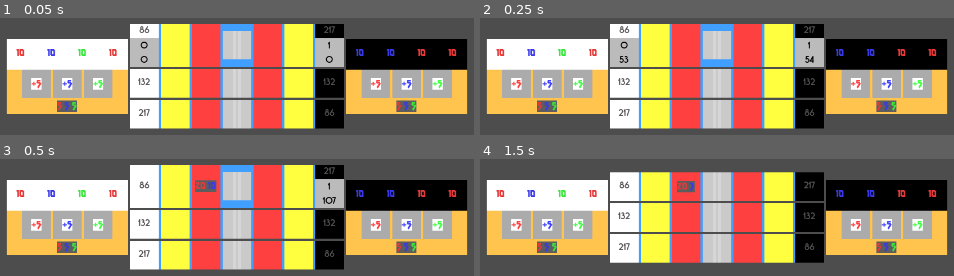
Above: before the commit, frames 1-4 (two rows, left to right).
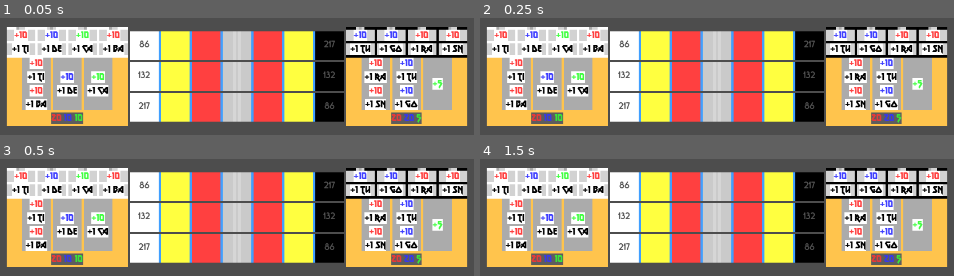
Above: after the commit, the same moments.

Repository: Pe3Hu/kura
Game: Godot game, scene res://scene/0/game.tscn
The game is run twice, just before and just after one commit, with the same random seed, the same clock (stepped at 60 frames per second) and the same inputs.
Inputs:
- Up to frame 1 (0.05 s): no input
- Up to frame 2 (0.25 s): no input
- Up to frame 3 (0.5 s): no input
- Up to frame 4 (1.5 s): tap Enter at 0.5 s; tap Space at 0.77 s

The runs differ from the first frame. In frame 1, 41% of the frame differs, in the area x 1-99%, y 5-95%; in frame 2, 41%; in frame 3, 40%; in frame 4, 28%.

Commit message:
update version 0.004
1. Scramble, Graveyard scenes added
2. kura_trait, kura_totem, kura_kind, kura_element jsons added

Diff:
--- /dev/null
+++ b/asset/json/kura_element.json
@@ -0,0 +1,42 @@
+[
+ {
+  "title": "child of depth",
+  "buff": "regeneration",
+  "attack": "tidal waves"
+ },
+ {
+  "title": "child of sky",
+  "buff": "dodge",
+  "attack": "wind gust"
+ },
+ {
+  "title": "child of mountain",
+  "buff": "armor",
+  "attack": "rock fall"
+ },
+ {
+  "title": "child of sun",
+  "buff": "bloodlust",
+  "attack": "burn"
+ },
+ {
+  "title": "child of blizzard",
+  "buff": "spikes",
+  "attack": "freezing"
+ },
+ {
+  "title": "child of storm",
+  "buff": "fury",
+  "attack": "chain lightning"
+ },
+ {
+  "title": "child of volcanoe",
+  "buff": "flake",
+  "attack": "lava spill"
+ },
+ {
+  "title": "child of forest",
+  "buff": "ambush",
+  "attack": "poison"
+ }
+]
--- /dev/null
+++ b/asset/json/kura_kind.json
@@ -0,0 +1,44 @@
+[
+ {
+  "title": "troll",
+  "aspect": "severity",
+  "trait": "regeneration",
+  "sin": "gluttony"
+ },
+ {
+  "title": "beastman",
+  "aspect": "mutation",
+  "trait": "mutation",
+  "sin": "lust"
+ },
+ {
+  "title": "goblin",
+  "aspect": "blending",
+  "trait": "horde",
+  "sin": "envy"
+ },
+ {
+  "title": "elf",
+  "aspect": "velocity",
+  "trait": "dodge",
+  "sin": "sloth"
+ },
+ {
+  "title": "orc",
+  "aspect": "power",
+  "trait": "rage",
+  "sin": "anger"
+ },
+ {
+  "title": "dwarf",
+  "aspect": "autonomy",
+  "trait": "armor",
+  "sin": "avarice"
+ },
+ {
+  "title": "dragon",
+  "aspect": "everything",
+  "trait": "flake",
+  "sin": "pride"
+ }
+]
--- /dev/null
+++ b/asset/json/kura_totem.json
@@ -0,0 +1,110 @@
+[
+ {
+  "title": "wolf",
+  "aspect": "power",
+  "trait": "bloodlust",
+  "rune": "naud"
+ },
+ {
+  "title": "gorilla",
+  "aspect": "autonomy",
+  "trait": "bloodlust",
+  "rune": "naud"
+ },
+ {
+  "title": "bat",
+  "aspect": "velocity",
+  "trait": "theft",
+  "rune": "naud"
+ },
+ {
+  "title": "boar",
+  "aspect": "power",
+  "trait": "ram",
+  "rune": "reid"
+ },
+ {
+  "title": "ram",
+  "aspect": "autonomy",
+  "trait": "ram",
+  "rune": "reid"
+ },
+ {
+  "title": "deer",
+  "aspect": "velocity",
+  "trait": "ram",
+  "rune": "reid"
+ },
+ {
+  "title": "tiger",
+  "aspect": "power",
+  "trait": "ambush",
+  "rune": "jara"
+ },
+ {
+  "title": "turtle",
+  "aspect": "autonomy",
+  "trait": "armor",
+  "rune": "jara"
+ },
+ {
+  "title": "hawk",
+  "aspect": "velocity",
+  "trait": "ambush",
+  "rune": "jara"
+ },
+ {
+  "title": "bear",
+  "aspect": "power",
+  "trait": "fury",
+  "rune": "kauna"
+ },
+ {
+  "title": "rhinoceros",
+  "aspect": "autonomy",
+  "trait": "fury",
+  "rune": "kauna"
+ },
+ {
+  "title": "lizard",
+  "aspect": "velocity",
+  "trait": "regeneration",
+  "rune": "kauna"
+ },
+ {
+  "title": "wildebeest",
+  "aspect": "power",
+  "trait": "spikes",
+  "rune": "iwar"
+ },
+ {
+  "title": "hedgehog",
+  "aspect": "autonomy",
+  "trait": "spikes",
+  "rune": "iwar"
+ },
+ {
+  "title": "snake",
+  "aspect": "velocity",
+  "trait": "flake",
+  "rune": "iwar"
+ },
+ {
+  "title": "shark",
+  "aspect": "power",
+  "trait": "dodge",
+  "rune": "lagur"
+ },
+ {
+  "title": "whale",
+  "aspect": "autonomy",
+  "trait": "dodge",
+  "rune": "lagur"
+ },
+ {
+  "title": "carp",
+  "aspect": "velocity",
+  "trait": "dodge",
+  "rune": "lagur"
+ }
+]
--- /dev/null
+++ b/asset/json/kura_trait.json
@@ -0,0 +1,82 @@
+[
+ {
+  "title": "regeneration",
+  "1": 15,
+  "2": 35,
+  "3": 55,
+  "4": 75,
+  "5": 100
+ },
+ {
+  "title": "dodge",
+  "1": 11,
+  "2": 22,
+  "3": 33,
+  "4": 44,
+  "5": 55
+ },
+ {
+  "title": "armor",
+  "1": 32,
+  "2": 64,
+  "3": 96,
+  "4": 128,
+  "5": 160
+ },
+ {
+  "title": "bloodlust",
+  "1": 24,
+  "2": 42,
+  "3": 60,
+  "4": 78,
+  "5": 100
+ },
+ {
+  "title": "spikes",
+  "1": 40,
+  "2": 80,
+  "3": 120,
+  "4": 160,
+  "5": 200
+ },
+ {
+  "title": "fury",
+  "1": 32,
+  "2": 56,
+  "3": 80,
+  "4": 104,
+  "5": 130
+ },
+ {
+  "title": "flake",
+  "1": 10,
+  "2": 20,
+  "3": 30,
+  "4": 40,
+  "5": 50
+ },
+ {
+  "title": "ambush",
+  "1": 12,
+  "2": 28,
+  "3": 44,
+  "4": 60,
+  "5": 80
+ },
+ {
+  "title": "theft",
+  "1": 26,
+  "2": 44,
+  "3": 62,
+  "4": 80,
+  "5": 100
+ },
+ {
+  "title": "ram",
+  "1": 50,
+  "2": 90,
+  "3": 130,
+  "4": 170,
+  "5": 210
+ }
+]
--- /dev/null
+++ b/scene/0/blank.gd
@@ -0,0 +1,4 @@
+extends MarginContainer
+
+
+@onready var bg = $BG
--- a/scene/4/blank.tscn
+++ b/scene/0/blank.tscn
@@ -1,7 +1,9 @@
-[gd_scene format=3 uid="uid://kcc1xxj17uxn"]
+[gd_scene load_steps=2 format=3 uid="uid://kcc1xxj17uxn"]
+
+[ext_resource type="Script" path="res://scene/0/blank.gd" id="1_ejplw"]
 
 [node name="blank" type="MarginContainer"]
-custom_minimum_size = Vector2(50, 50)
+custom_minimum_size = Vector2(5, 5)
 anchors_preset = 8
 anchor_left = 0.5
 anchor_top = 0.5
@@ -13,6 +15,9 @@
 offset_bottom = 25.0
 grow_horizontal = 2
 grow_vertical = 2
+size_flags_horizontal = 4
+size_flags_vertical = 4
+script = ExtResource("1_ejplw")
 
 [node name="BG" type="ColorRect" parent="."]
 layout_mode = 2
--- a/scene/0/game.gd
+++ b/scene/0/game.gd
@@ -11,7 +11,7 @@
 
 	for altar in Global.node.arena.altars:
 		altar.select_cards()
-		altar.create_servant()
+		#altar.create_servant()
 	pass
 
 
--- a/scene/2/scramble.gd
+++ b/scene/2/scramble.gd
@@ -90,11 +90,10 @@
 	Global.rng.randomize()
 	var defense = Global.rng.randi_range(0, max.foe)
 
-	print([attack, defense, max])
-
 	if attack > defense:
 		var aspect = foe_.aspects.get_node("autonomy")
-		var damage = defense - attack
+		var damage = -floor(sqrt(attack - defense))
+		print(defense - attack, damage)
 		aspect.add_value(damage)
 
 		if foe_.dead:
--- a/scene/3/forge.gd
+++ b/scene/3/forge.gd
@@ -1,19 +1,32 @@
 extends MarginContainer
 
 
-@onready var slots = $VBox/Slots
+@onready var slots = $VBox/HBox/Slots
 @onready var prototype = $VBox/Prototype
+@onready var prefixs = $VBox/HBox/Prefixs
+@onready var suffixs = $VBox/HBox/Suffixs
+
+
+var totems = {}
+var elements = {}
+var kinds = {}
 
 
 func _ready() -> void:
 	for slot in slots.get_children():
 		slot.prototype = prototype
+		slot.forge = self
 
 	set_default_slots()
+	#prefix.draw_servant_affix("No")
+	#suffix.draw_servant_affix("No")
 
 
 func set_default_slots() -> void:
 	prototype.reset()
+	totems = {}
+	elements = {}
+	kinds = {}
 
 	for slot in slots.get_children():
 		slot.set_default()
@@ -23,6 +36,17 @@
 	var slot = slots.get_node(card_.slot)
 	card_.bg.visible = false
 
-	for protocol in card_.protocols.get_children():
-		var copy = protocol.get_copy()
-		slot.apply_protocol(copy)
+	for granule in card_.granules.get_children():
+		for protocol in granule.protocols.get_children():
+			var copy = protocol.get_copy()
+			slot.apply_protocol(copy)
+
+
+func add_affix(type_: String, title_: String) -> void:
+	var icon = Global.scene.icon.instantiate()
+
+	match type_:
+		"totem":
+			suffixs.add_child(icon)
+
+	icon.draw_servant_affix(title_)
--- a/scene/3/forge.tscn
+++ b/scene/3/forge.tscn
@@ -27,18 +27,30 @@
 layout_mode = 2
 alignment = 1
 
-[node name="Slots" type="HBoxContainer" parent="VBox"]
+[node name="HBox" type="HBoxContainer" parent="VBox"]
 layout_mode = 2
 alignment = 1
 
-[node name="Head" parent="VBox/Slots" instance=ExtResource("2_88p1g")]
+[node name="Prefixs" type="VBoxContainer" parent="VBox/HBox"]
+layout_mode = 2
+alignment = 1
+
+[node name="Slots" type="HBoxContainer" parent="VBox/HBox"]
+layout_mode = 2
+alignment = 1
+
+[node name="Head" parent="VBox/HBox/Slots" instance=ExtResource("2_88p1g")]
 layout_mode = 2
 
-[node name="Torso" parent="VBox/Slots" instance=ExtResource("2_88p1g")]
+[node name="Torso" parent="VBox/HBox/Slots" instance=ExtResource("2_88p1g")]
 layout_mode = 2
 
-[node name="Limb" parent="VBox/Slots" instance=ExtResource("2_88p1g")]
+[node name="Limb" parent="VBox/HBox/Slots" instance=ExtResource("2_88p1g")]
 layout_mode = 2
+
+[node name="Suffixs" type="VBoxContainer" parent="VBox/HBox"]
+layout_mode = 2
+alignment = 1
 
 [node name="Prototype" parent="VBox" instance=ExtResource("3_uxvlk")]
 layout_mode = 2
--- a/scene/3/servant.gd
+++ b/scene/3/servant.gd
@@ -44,7 +44,6 @@
 	squad.pillar.rope.add_influence(altar, value)
 
 
-
 func die() -> void:
 	dead = true
 	squad.pillar.graveyard.add_servant(self)
--- a/scene/3/slot.gd
+++ b/scene/3/slot.gd
@@ -4,6 +4,7 @@
 @onready var protocols = $Protocols
 
 var prototype = null
+var forge = null
 
 
 func set_default() -> void:
@@ -28,8 +29,19 @@
 		"add":
 			value *= 1
 
-	var aspect = prototype.aspects.get_node(protocol_.aspect)
-	aspect.add_value(value)
+	if protocol_.aspect != null:
+		var aspect = prototype.aspects.get_node(protocol_.aspect)
+		aspect.add_value(value)
+
+	if protocol_.totem != null:
+		if !forge.totems.has(protocol_.totem):
+			forge.totems[protocol_.totem] = 0
+
+		if forge.totems[protocol_.totem] < 2:
+			forge.totems[protocol_.totem] += value
+
+			if forge.totems[protocol_.totem] >= 2:
+				forge.add_affix("totem", protocol_.totem)
 
 
 func remove_default() -> void:
--- a/scene/4/aspect.gd
+++ b/scene/4/aspect.gd
@@ -26,10 +26,6 @@
 
 
 func add_value(value_: int) -> void:
-#	if value < 0:
-#		label.text = "-"
-	#print([int(label.text), value_, int(label.text) + value_])
-	#var temp = int(label.text) + value_
 	label.text = str(int(label.text) + value_)
 
 	if int(label.text) != 0:
--- a/scene/4/card.gd
+++ b/scene/4/card.gd
@@ -3,20 +3,32 @@
 
 @onready var bg = $BG
 @onready var aspects = $VBox/Aspects
-@onready var protocols = $VBox/Protocols
+@onready var granules = $VBox/Granules
+@onready var slotIcon = $VBox/SlotIcon
 
 var slot = null
 
 
+func apply_granule(granule_: MarginContainer) -> void:
+	granule_.get_parent().remove_child(granule_)
+	granules.add_child(granule_)
+	granule_.card = self
+
+	for protocol in granule_.protocols.get_children():
+		apply_protocol(protocol)
+
+
 func apply_protocol(protocol_: MarginContainer) -> void:
-	protocols.add_child(protocol_)
-	protocol_.update()
+	if slot == null:
+		slot = Global.dict.aspect.slot[protocol_.aspect]
+		slotIcon.draw_slot_type(slot)
+
 	var value = protocol_.value
 
 	match protocol_.operator:
 		"add":
 			value *= 1
 
-	var aspect = aspects.get_node(protocol_.aspect)
-	aspect.add_value(value)
-	#aspect.update_label_value()
+	if protocol_.aspect != null:
+		var aspect = aspects.get_node(protocol_.aspect)
+		aspect.add_value(value)
--- a/scene/4/card.tscn
+++ b/scene/4/card.tscn
@@ -1,6 +1,7 @@
-[gd_scene load_steps=3 format=3 uid="uid://dhr1o1ybprvvt"]
+[gd_scene load_steps=4 format=3 uid="uid://dhr1o1ybprvvt"]
 
 [ext_resource type="Script" path="res://scene/4/card.gd" id="1_fsyjw"]
+[ext_resource type="PackedScene" uid="uid://bosmmlrvh3vk1" path="res://scene/4/icon.tscn" id="2_8ivbh"]
 [ext_resource type="PackedScene" uid="uid://gjrm2qndq7xo" path="res://scene/4/aspects.tscn" id="2_bi2dy"]
 
 [node name="Card" type="MarginContainer"]
@@ -27,9 +28,13 @@
 theme_override_constants/separation = 0
 alignment = 1
 
-[node name="Aspects" parent="VBox" instance=ExtResource("2_bi2dy")]
+[node name="SlotIcon" parent="VBox" instance=ExtResource("2_8ivbh")]
 layout_mode = 2
 
-[node name="Protocols" type="VBoxContainer" parent="VBox"]
+[node name="Aspects" parent="VBox" instance=ExtResource("2_bi2dy")]
 visible = false
 layout_mode = 2
+
+[node name="Granules" type="VBoxContainer" parent="VBox"]
+layout_mode = 2
+alignment = 1
--- /dev/null
+++ b/scene/4/granule.gd
@@ -0,0 +1,16 @@
+extends MarginContainer
+
+
+@onready var bg = $BG
+@onready var title = $VBox/Title
+@onready var protocols = $VBox/Protocols
+
+var card = null
+var type = null
+var sockets = 1
+
+
+func apply_protocol(protocol_: MarginContainer) -> void:
+	protocol_.granule = self
+	protocols.add_child(protocol_)
+	protocol_.update()
--- /dev/null
+++ b/scene/4/granule.tscn
@@ -0,0 +1,38 @@
+[gd_scene load_steps=3 format=3 uid="uid://b7cl8htnheg5s"]
+
+[ext_resource type="FontFile" uid="uid://beh7inkt4rf38" path="res://asset/font/rimouski sb.otf" id="1_1kxxq"]
+[ext_resource type="Script" path="res://scene/4/granule.gd" id="1_4p3ne"]
+
+[node name="Granule" type="MarginContainer"]
+custom_minimum_size = Vector2(5, 5)
+anchors_preset = 8
+anchor_left = 0.5
+anchor_top = 0.5
+anchor_right = 0.5
+anchor_bottom = 0.5
+offset_left = -25.0
+offset_top = -25.0
+offset_right = 25.0
+offset_bottom = 25.0
+grow_horizontal = 2
+grow_vertical = 2
+script = ExtResource("1_4p3ne")
+
+[node name="BG" type="ColorRect" parent="."]
+layout_mode = 2
+color = Color(0.823529, 0.823529, 0.823529, 1)
+
+[node name="VBox" type="VBoxContainer" parent="."]
+layout_mode = 2
+alignment = 1
+
+[node name="Title" type="Label" parent="VBox"]
+visible = false
+layout_mode = 2
+theme_override_fonts/font = ExtResource("1_1kxxq")
+horizontal_alignment = 1
+vertical_alignment = 1
+
+[node name="Protocols" type="VBoxContainer" parent="VBox"]
+layout_mode = 2
+alignment = 1
--- /dev/null
+++ b/scene/4/icon.gd
@@ -0,0 +1,24 @@
+extends MarginContainer
+
+
+@onready var label = $VBox/Label
+@onready var squares = $VBox/Squares
+
+
+func draw_servant_affix(status_: String) -> void:
+	label.visible = true
+	label.text = status_
+
+
+func draw_slot_type(slot_: String) -> void:
+	squares.visible = true
+	var index = Global.dict.slot.aspect.keys().find(slot_)
+
+	for _i in 3:
+		var blank = Global.scene.blank.instantiate()
+		squares.add_child(blank)
+
+		if _i == index:
+			blank.bg.set_color(Color.DARK_GRAY)
+		else:
+			blank.bg.set_color(Color.LIGHT_GRAY)
--- /dev/null
+++ b/scene/4/icon.tscn
@@ -0,0 +1,41 @@
+[gd_scene load_steps=3 format=3 uid="uid://bosmmlrvh3vk1"]
+
+[ext_resource type="FontFile" uid="uid://beh7inkt4rf38" path="res://asset/font/rimouski sb.otf" id="1_arxwq"]
+[ext_resource type="Script" path="res://scene/4/icon.gd" id="1_fv5s6"]
+
+[node name="Icon" type="MarginContainer"]
+custom_minimum_size = Vector2(5, 5)
+anchors_preset = 8
+anchor_left = 0.5
+anchor_top = 0.5
+anchor_right = 0.5
+anchor_bottom = 0.5
+offset_left = -25.0
+offset_top = -25.0
+offset_right = 25.0
+offset_bottom = 25.0
+grow_horizontal = 2
+grow_vertical = 2
+size_flags_horizontal = 4
+size_flags_vertical = 4
+script = ExtResource("1_fv5s6")
+
+[node name="BG" type="ColorRect" parent="."]
+layout_mode = 2
+
+[node name="VBox" type="VBoxContainer" parent="."]
+layout_mode = 2
+
+[node name="Label" type="Label" parent="VBox"]
+visible = false
+layout_mode = 2
+theme_override_colors/font_color = Color(0, 0, 0, 1)
+theme_override_fonts/font = ExtResource("1_arxwq")
+horizontal_alignment = 1
+vertical_alignment = 1
+
+[node name="Squares" type="HBoxContainer" parent="VBox"]
+visible = false
+layout_mode = 2
+theme_override_constants/separation = 0
+alignment = 1
--- a/scene/4/library.gd
+++ b/scene/4/library.gd
@@ -1,11 +1,12 @@
 extends MarginContainer
 
 
-@onready var past = $VBox/Past
-@onready var present = $VBox/Present
-@onready var future = $VBox/Future
-@onready var forgotten = $VBox/Forgotten
-@onready var reserve = $VBox/Reserve
+@onready var past = $VBox/Cards/Past
+@onready var present = $VBox/Cards/Present
+@onready var future = $VBox/Cards/Future
+@onready var forgotten = $VBox/Cards/Forgotten
+@onready var reserve = $VBox/Cards/Reserve
+@onready var granules = $VBox/Granules
 
 
 var hand = {}
@@ -26,12 +27,25 @@
 		for aspect in Global.arr.aspect:
 			var card = Global.scene.card.instantiate()
 			reserve.add_child(card)
+			var granule = Global.scene.granule.instantiate()
+			granules.add_child(granule)
+			granule.type = "root"
 			var protocol = Global.scene.protocol.instantiate()
 			protocol.operator = "add"
 			protocol.value = 10
 			protocol.aspect = aspect
-			card.slot = Global.dict.aspect.slot[aspect]
-			card.apply_protocol(protocol)
+			granule.apply_protocol(protocol)
+			card.apply_granule(granule)
+
+			granule = Global.scene.granule.instantiate()
+			granules.add_child(granule)
+			granule.type = "suffix"
+			protocol = Global.scene.protocol.instantiate()
+			protocol.operator = "add"
+			protocol.value = 1
+			protocol.totem = Global.dict.totem.title.keys().pick_random()#"Wolf"#
+			granule.apply_protocol(protocol)
+			card.apply_granule(granule)
 
 
 func pull_cards_from_reserve() -> void:
--- a/scene/4/library.tscn
+++ b/scene/4/library.tscn
@@ -24,26 +24,34 @@
 [node name="VBox" type="VBoxContainer" parent="."]
 layout_mode = 2
 
-[node name="Past" type="HBoxContainer" parent="VBox"]
+[node name="Granules" type="HBoxContainer" parent="VBox"]
 visible = false
 layout_mode = 2
 alignment = 1
 
-[node name="Present" type="HBoxContainer" parent="VBox"]
+[node name="Cards" type="VBoxContainer" parent="VBox"]
 layout_mode = 2
-alignment = 1
 
-[node name="Future" type="HBoxContainer" parent="VBox"]
+[node name="Past" type="HBoxContainer" parent="VBox/Cards"]
 visible = false
 layout_mode = 2
 alignment = 1
 
-[node name="Forgotten" type="HBoxContainer" parent="VBox"]
+[node name="Present" type="HBoxContainer" parent="VBox/Cards"]
+layout_mode = 2
+alignment = 1
+
+[node name="Future" type="HBoxContainer" parent="VBox/Cards"]
 visible = false
 layout_mode = 2
 alignment = 1
 
-[node name="Reserve" type="HBoxContainer" parent="VBox"]
+[node name="Forgotten" type="HBoxContainer" parent="VBox/Cards"]
 visible = false
 layout_mode = 2
 alignment = 1
+
+[node name="Reserve" type="HBoxContainer" parent="VBox/Cards"]
+visible = false
+layout_mode = 2
+alignment = 1
--- a/scene/4/protocol.gd
+++ b/scene/4/protocol.gd
@@ -3,11 +3,12 @@
 
 @onready var label = $Label
 
+var granule = null
 var value = null
 var operator = null
 var aspect = null
 var default = false
-var effect = null
+var totem = null
 
 
 func update() -> void:
@@ -18,16 +19,19 @@
 func update_label_color() -> void:
 	var max_h = 360.0
 	var s = 0.75
-	var v = 1
+	var v = 0
 	var h = 0
 
 	match aspect:
 		"power":
 			h = 0 / max_h
+			v = 1
 		"autonomy":
 			h = 240 / max_h
+			v = 1
 		"velocity":
 			h = 120 / max_h
+			v = 1
 
 	var color_ = Color.from_hsv(h, s, v)
 	label.set("theme_override_colors/font_color", color_)
@@ -40,6 +44,9 @@
 
 	label.text += str(value)
 
+	if totem != null:
+		label.text += " " + totem[0] + totem[1]
+
 
 func get_copy() -> MarginContainer:
 	var protocol = Global.scene.protocol.instantiate()
--- a/script/Global.gd
+++ b/script/Global.gd
@@ -103,12 +103,65 @@
 	dict.aspect.slot["autonomy"] = "Torso"
 	dict.aspect.slot["velocity"] = "Limb"
 
+	init_elements()
+	init_kinds()
+	init_totems()
+	init_traits()
+
+
+func init_elements() -> void:
+	dict.element = {}
+	dict.element.title = {}
+	var path = "res://asset/json/kura_element.json"
+	var array = load_data(path)
+
+	for data in array:
+		dict.element.title[data.title] = data
+		dict.element.title[data.title].erase("title")
+
+
+func init_kinds() -> void:
+	dict.kind = {}
+	dict.kind.title = {}
+	var path = "res://asset/json/kura_kind.json"
+	var array = load_data(path)
+
+	for data in array:
+		dict.kind.title[data.title] = data
+		dict.kind.title[data.title].erase("title")
+
+
+func init_totems() -> void:
+	dict.totem = {}
+	dict.totem.title = {}
+	var path = "res://asset/json/kura_totem.json"
+	var array = load_data(path)
+
+	for data in array:
+		dict.totem.title[data.title] = data
+		dict.totem.title[data.title].erase("title")
+
+
+func init_traits() -> void:
+	dict.trait = {}
+	dict.trait.title = {}
+	var path = "res://asset/json/kura_trait.json"
+	var array = load_data(path)
+
+	for data in array:
+		dict.trait.title[data.title] = {}
+
+		for key in data:
+			if key != "title":
+				dict.trait.title[data.title][int(key)] = data[key]
+
 
 func init_node() -> void:
 	node.game = get_node("/root/Game")
 
 
 func init_scene() -> void:
+	scene.blank = load("res://scene/0/blank.tscn")
 	scene.maze = load("res://scene/1/maze.tscn")
 	scene.room = load("res://scene/1/room.tscn")
 	scene.door = load("res://scene/1/door.tscn")
@@ -125,9 +178,11 @@
 	scene.servant = load("res://scene/3/servant.tscn")
 	scene.library = load("res://scene/4/library.tscn")
 	scene.card = load("res://scene/4/card.tscn")
+	scene.granule = load("res://scene/4/granule.tscn")
 	scene.protocol = load("res://scene/4/protocol.tscn")
 	scene.aspects = load("res://scene/4/aspects.tscn")
 	scene.aspect = load("res://scene/4/aspect.tscn")
+	scene.icon = load("res://scene/4/icon.tscn")
 
 
 
